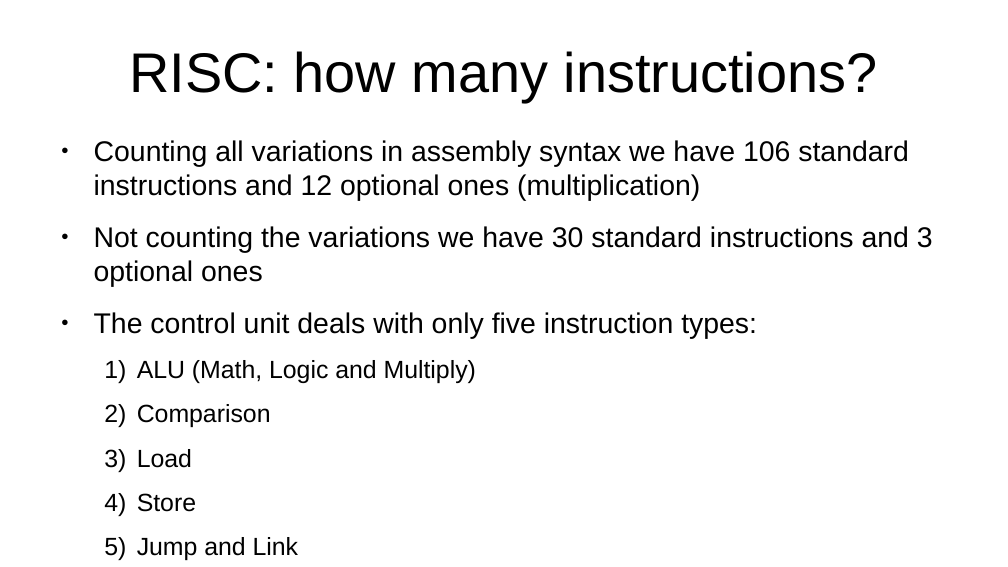
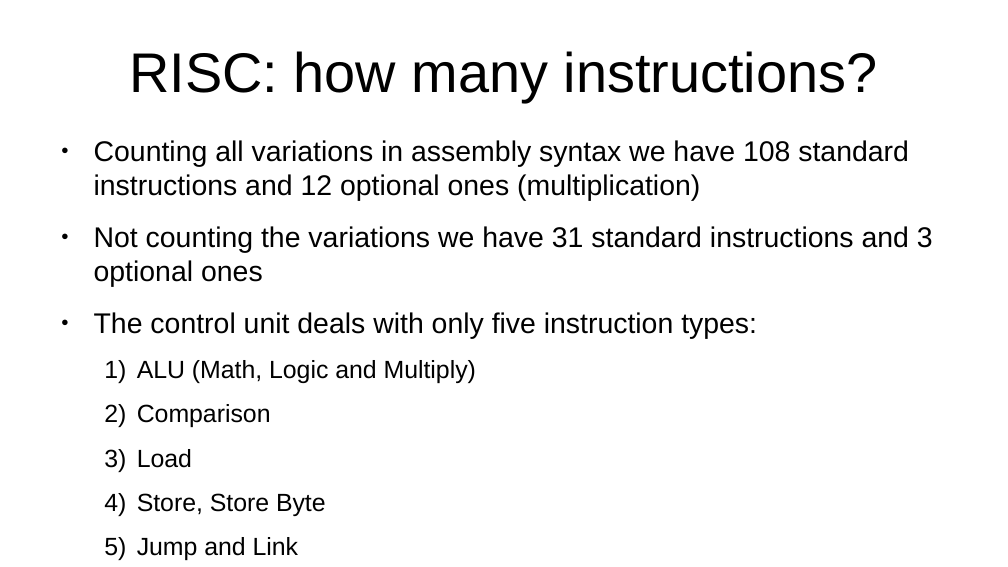
Before and after one commit to jeceljr/baby42, a slide deck: slide 5 of doc/baby42_slides.odp. Drawn at 1008x567 pixels with LibreOffice and Linux fonts; fonts in the diff are those of the drawing. Boxes give left, top, right and bottom in pixels: in the first picture for what was removed or moved away, otherwise in the second. Text is boxed around its words. In the diff, an @@ line names an element or a change of style, - is before the commit and + after.

Commit message:
make store byte a standard instruction with the old jump and link encoding

```diff
--- a/doc/baby42_slides.odp
+++ b/doc/baby42_slides.odp
@@ text at (94, 140, 933, 287): text changed @@
-● Counting all variations in assembly syntax we have 106 standard instructions and 12 optional ones (multiplication)
-● Not counting the variations we have 30 standard instructions and 3 optional ones
+● Counting all variations in assembly syntax we have 108 standard instructions and 12 optional ones (multiplication)
+● Not counting the variations we have 31 standard instructions and 3 optional ones
@@ text at (137, 493, 326, 516): text changed @@
-  4) Store
+  4) Store, Store Byte
```
Also in this commit, not shown: 14 other slides changed, 1 other file.
